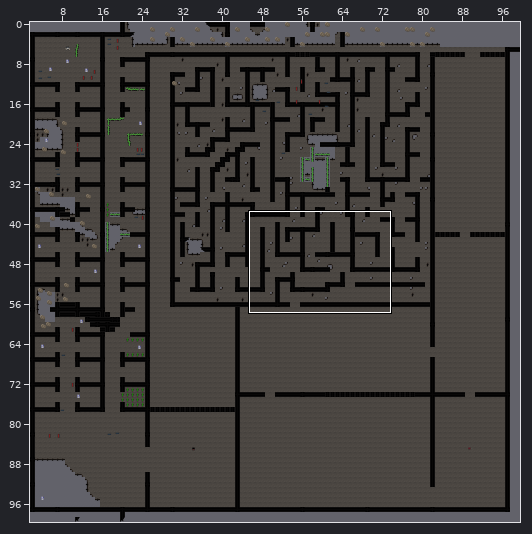
Level history. Tiled map (JSON): public/maps/s_karteship.tmj. The picture above shows the old version from afar; the outline marks the close-up.
Close-up. As it was:
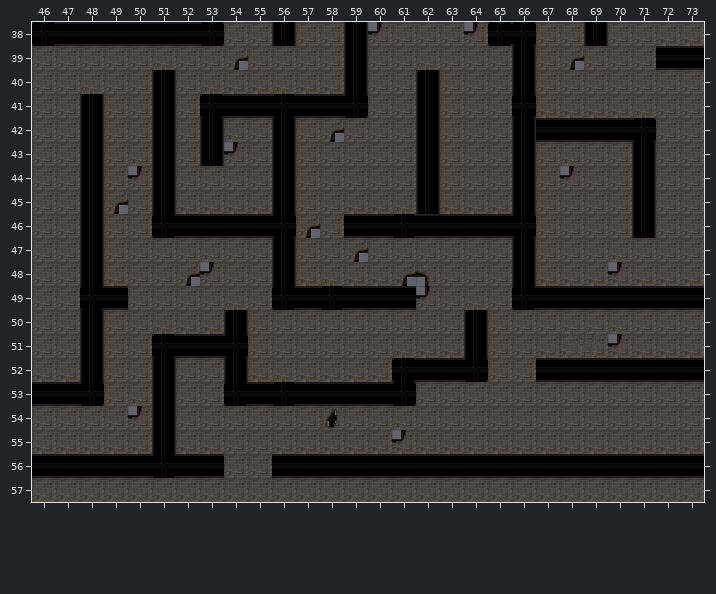
Cells are 32x32 px. Shown: x 46..73, y 38..57. The commit also changed other parts of the map, which this record leaves out.
The same view after the edit:
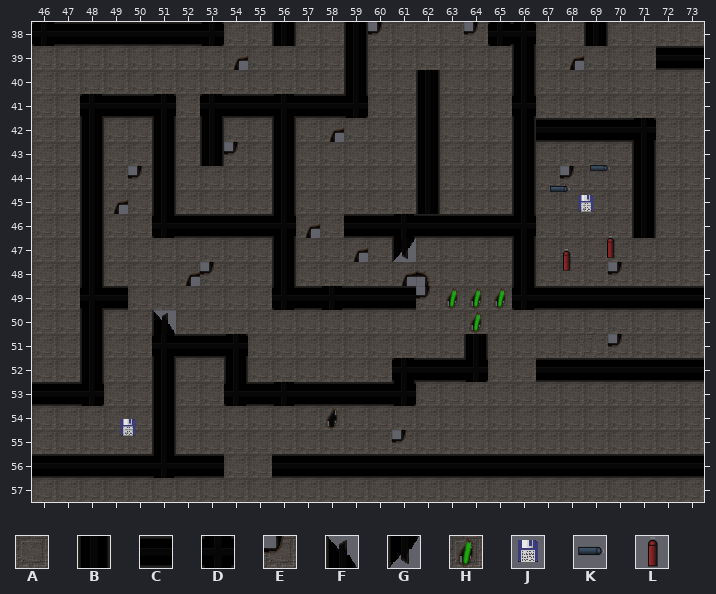
Key: from "ship": A 0, B 1, C 2, D 3, E 11, F 13, G 14, H 17, J 56, K 61, L 62.
_ is an empty cell.
Objects are placed by their top-left corner, in cells (3,4 is the top-left corner of cell 3,4); size is 1x1 cell unless given.
Difference:
Layer "Tile Layer 1":
y 40: x 51 B -> A
y 41: x 48..51 BAAB -> DCCD
y 47: x 61 A -> G
y 49: x 63..65 AAA -> HHH
y 50: x 51 A -> F; x 54 B -> A; x 64 B -> H
y 54: x 50 E -> A
Layer "Object Layer 1":
added: K at 69.1,43.6
added: K at 67.5,44.5
added: J at 68.6,45.1
added: L at 69.6,46.9
added: L at 67.8,47.4
added: J at 49.5,54.4
